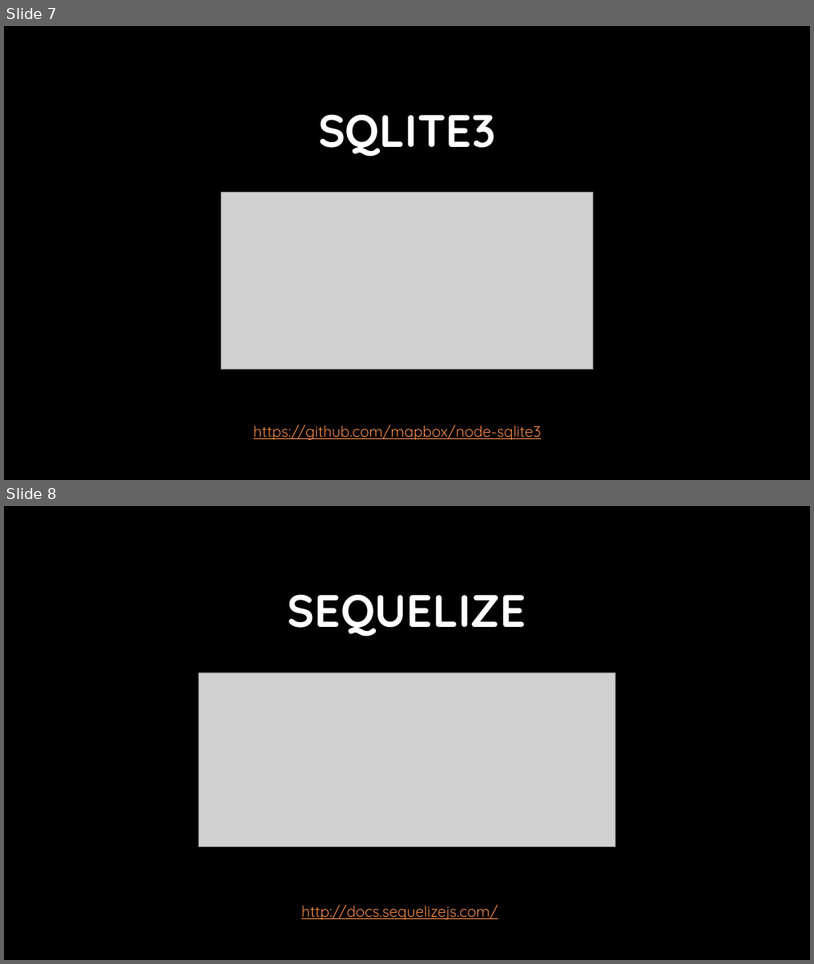
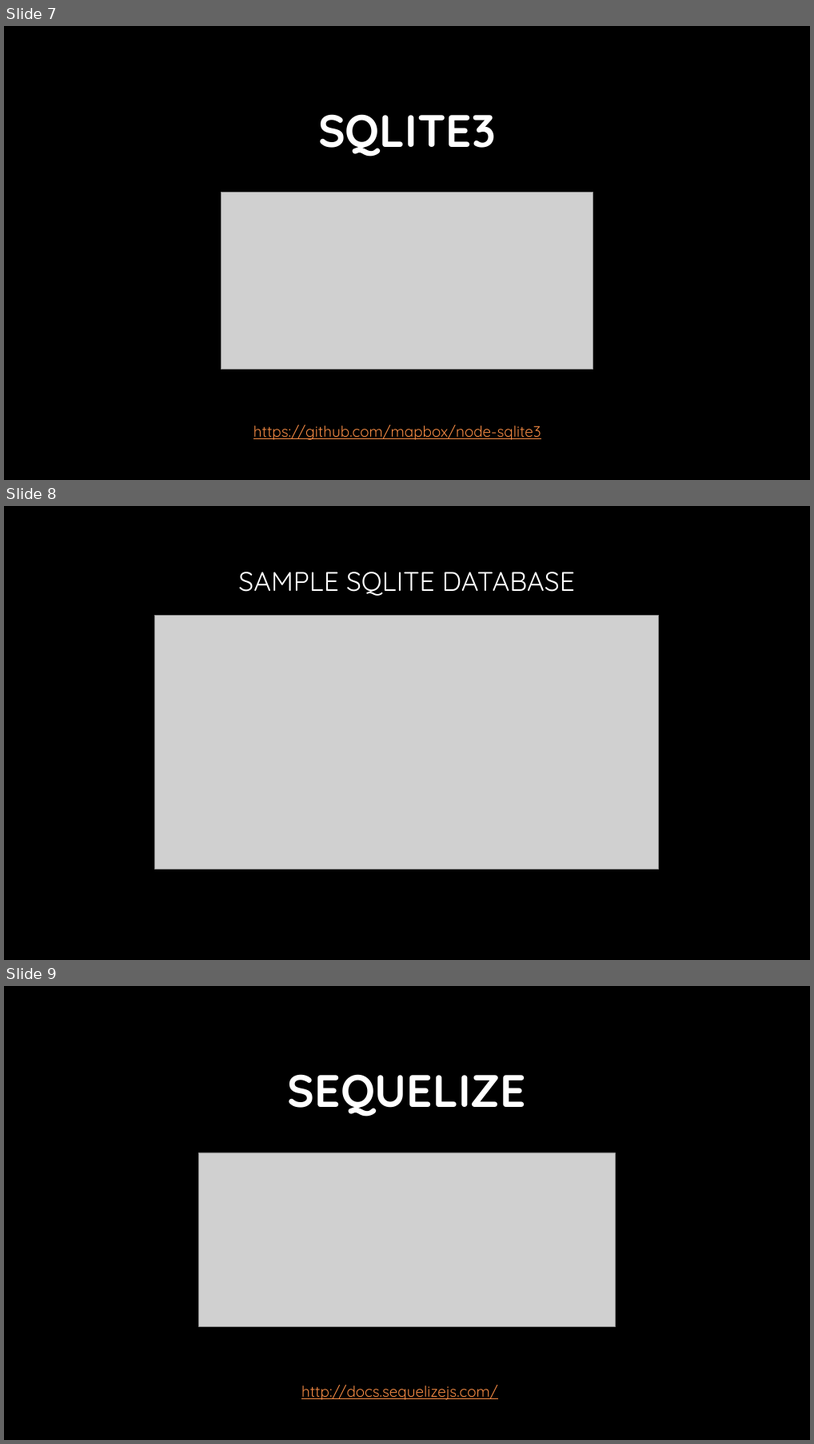
Before and after one commit to AlanWilsonWeb/Javascript-Talk, a slide deck: Presentation.pptx. Shown one above the other, each under a label of ours: slides 7 and 8 before the commit, slides 7, 8 and 9 after it. The pictures are 814x964 and 814x1444 pixels, drawn with LibreOffice and Linux fonts; fonts in the diff are those of the drawing; grey boxes stand for pictures; background and template pictures are left out. Boxes give left, top, right and bottom in pixels: in the first picture for what was removed or moved away, otherwise in the second. Text is boxed around its words. In the diff, an @@ line names an element or a change of style, - is before the commit and + after.

```diff
--- a/Presentation.pptx
+++ b/Presentation.pptx
@@ slide 8 added at (x1=4, y1=506, x2=810, y2=960), background picture (left out) @@
@@ title added at (x1=238, y1=572, x2=575, y2=596), 32 pt, text gradient #FFFFFF to #A6A6A6 @@
+SAMPLE SQLITE DATABASE
@@ picture added at (x1=155, y1=616, x2=659, y2=869) @@
@@ what was slide 8 is now slide 9 @@
```
Also in this commit, not shown: 2 other files.
